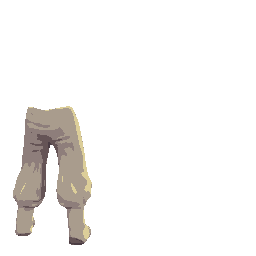
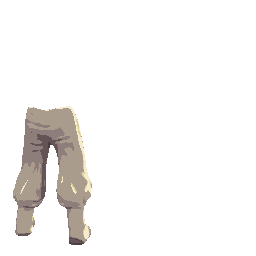
Layered file, before and after one edit (256px x 256px). Changes by layer:
painted on "Обычный слой 2 (вставлено)" over [64,106,92,239]